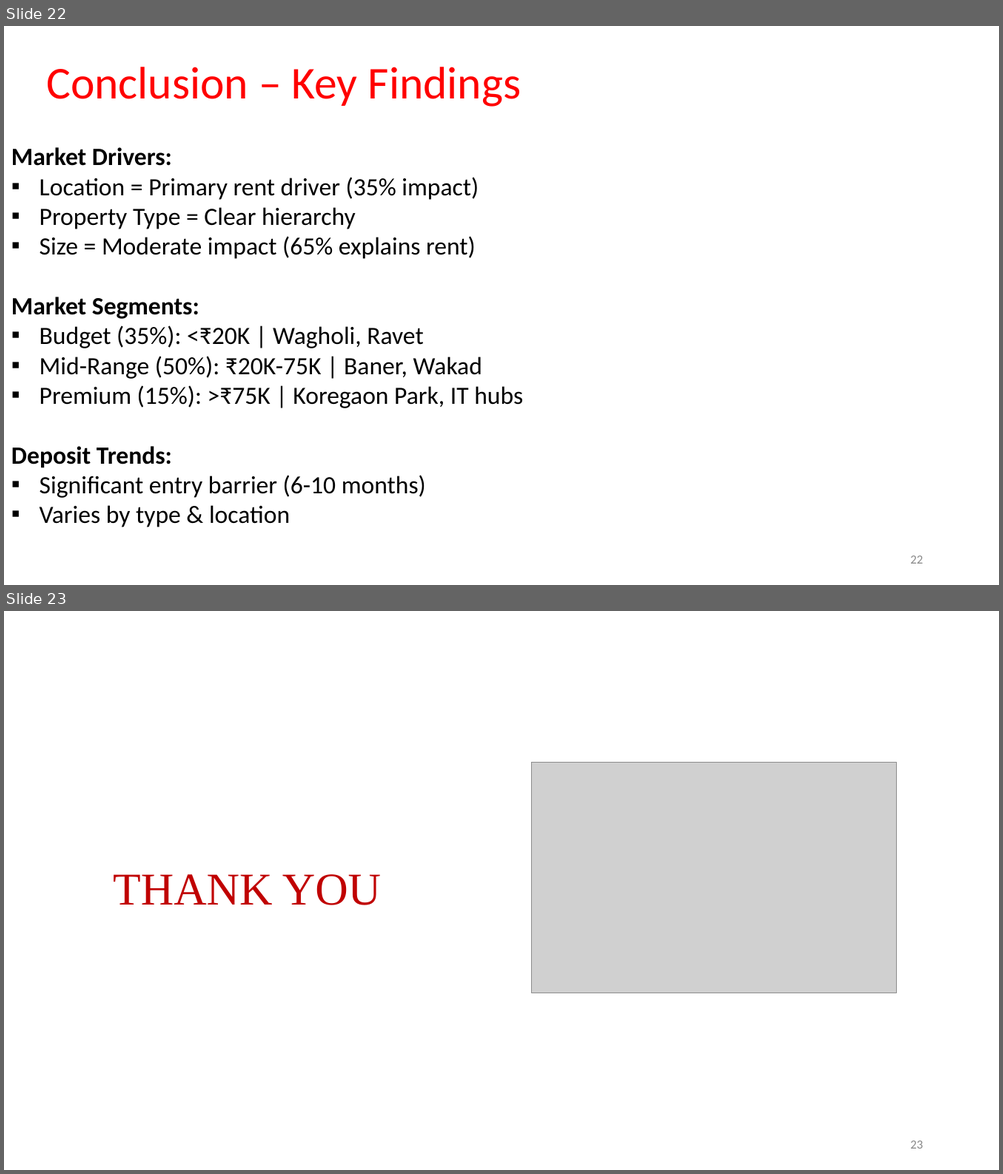
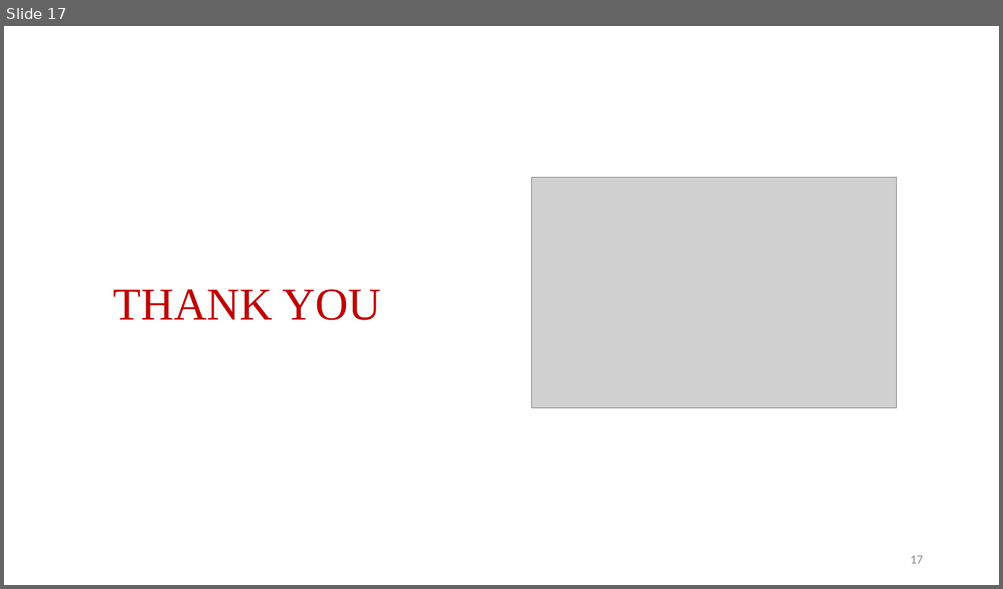
Before and after one commit to Rohit-Girhe/Web-Scrapping-Project, a slide deck: Webscrapping.pptx. Shown one above the other, each under a label of ours: slides 22 and 23 before the commit, slide 17 after it. The pictures are 1003x1174 and 1003x589 pixels, drawn with LibreOffice and Linux fonts; fonts in the diff are those of the drawing; grey boxes stand for pictures; background and template pictures are left out. Boxes give left, top, right and bottom in pixels: in the first picture for what was removed or moved away, otherwise in the second. Text is boxed around its words. In the diff, an @@ line names an element or a change of style, - is before the commit and + after.

```diff
--- a/Webscrapping.pptx
+++ b/Webscrapping.pptx
@@ slide 22 removed at (x1=4, y1=26, x2=999, y2=585), background #FFFFFF @@
@@ text removed at (x1=46, y1=67, x2=521, y2=107) @@
-Conclusion – Key Findings
@@ text removed at (x1=11, y1=147, x2=523, y2=528) @@
-Market Drivers:
-▪ Location = Primary rent driver (35% impact)
-▪ Property Type = Clear hierarchy
-▪ Size = Moderate impact (65% explains rent)
-Market Segments:
-▪ Budget (35%): <₹20K | Wagholi, Ravet
-▪ Mid-Range (50%): ₹20K-75K | Baner, Wakad
-▪ Premium (15%): >₹75K | Koregaon Park, IT hubs
-Deposit Trends:
-▪ Significant entry barrier (6-10 months)
-▪ Varies by type & location
@@ page number removed at (x1=910, y1=556, x2=922, y2=564) @@
-22
@@ what was slide 23 is now slide 17 @@
@@ page number at (x1=910, y1=556, x2=922, y2=564): text changed @@
-23
+17
```
Also in this commit, not shown: 2 slides changed, 14 slides added, 19 other slides removed, 22 other files.
